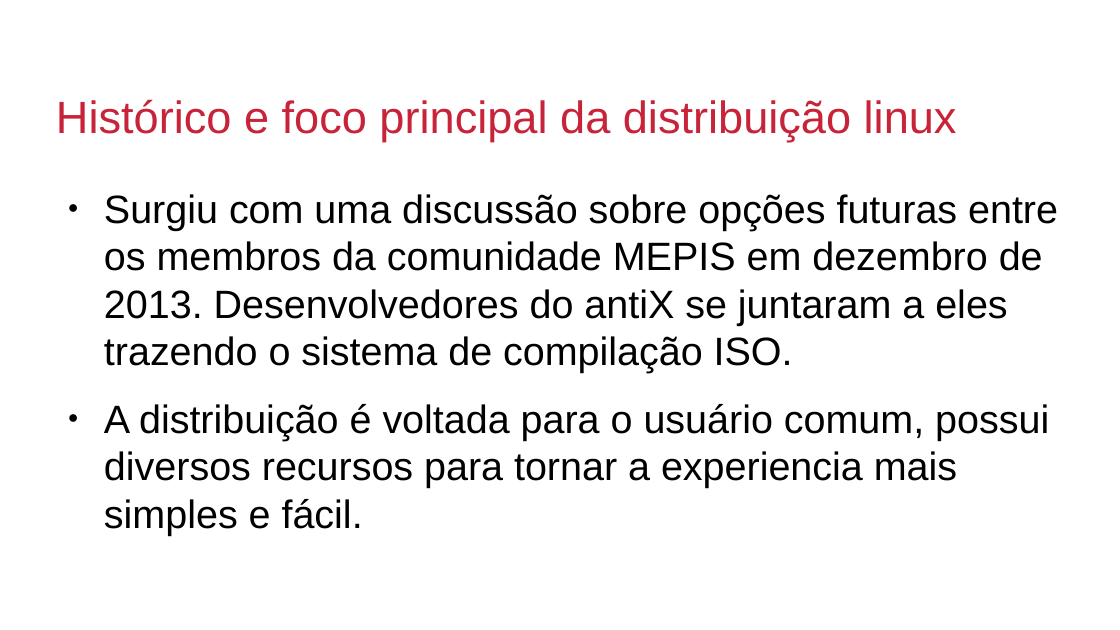
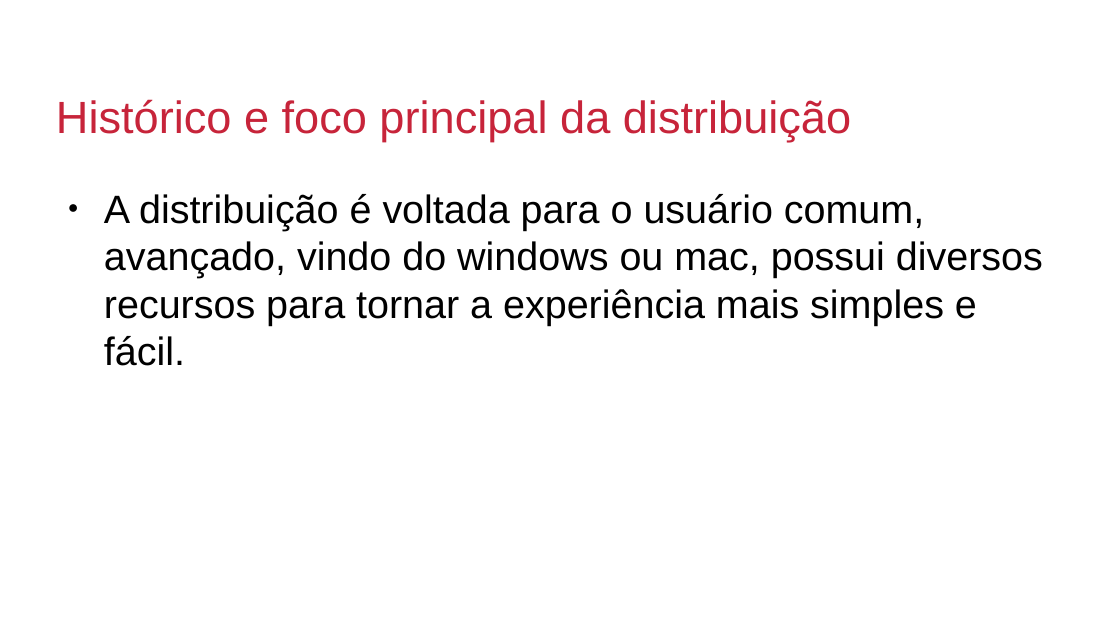
Before and after one commit to millerraycell/MillerRodrigo_Seminario_OS_rr_2019, a slide deck: slide 12 of apresentação.odp (slide 14 before the commit). Drawn at 1120x630 pixels with LibreOffice and Linux fonts; fonts in the diff are those of the drawing; background and template pictures are left out. Boxes give left, top, right and bottom in pixels: in the first picture for what was removed or moved away, otherwise in the second. Text is boxed around its words. In the diff, an @@ line names an element or a change of style, - is before the commit and + after.

Commit message:
Apresentação pré-final

```diff
--- a/apresentação.odp
+++ b/apresentação.odp
@@ title at bbox=[56, 99, 851, 142]: text changed @@
-Histórico e foco principal da distribuição linux
+Histórico e foco principal da distribuição
@@ text at bbox=[104, 194, 1043, 366]: text changed @@
-● Surgiu com uma discussão sobre opções futuras entre os membros da comunidade MEPIS em dezembro de 2013. Desenvolvedores do antiX se juntaram a eles trazendo o sistema de compilação ISO.
-● A distribuição é voltada para o usuário comum, possui diversos recursos para tornar a experiencia mais simples e fácil.
+● A distribuição é voltada para o usuário comum, avançado, vindo do windows ou mac, possui diversos recursos para tornar a experiência mais simples e fácil.
```
Also in this commit, not shown: 2 slides added.
